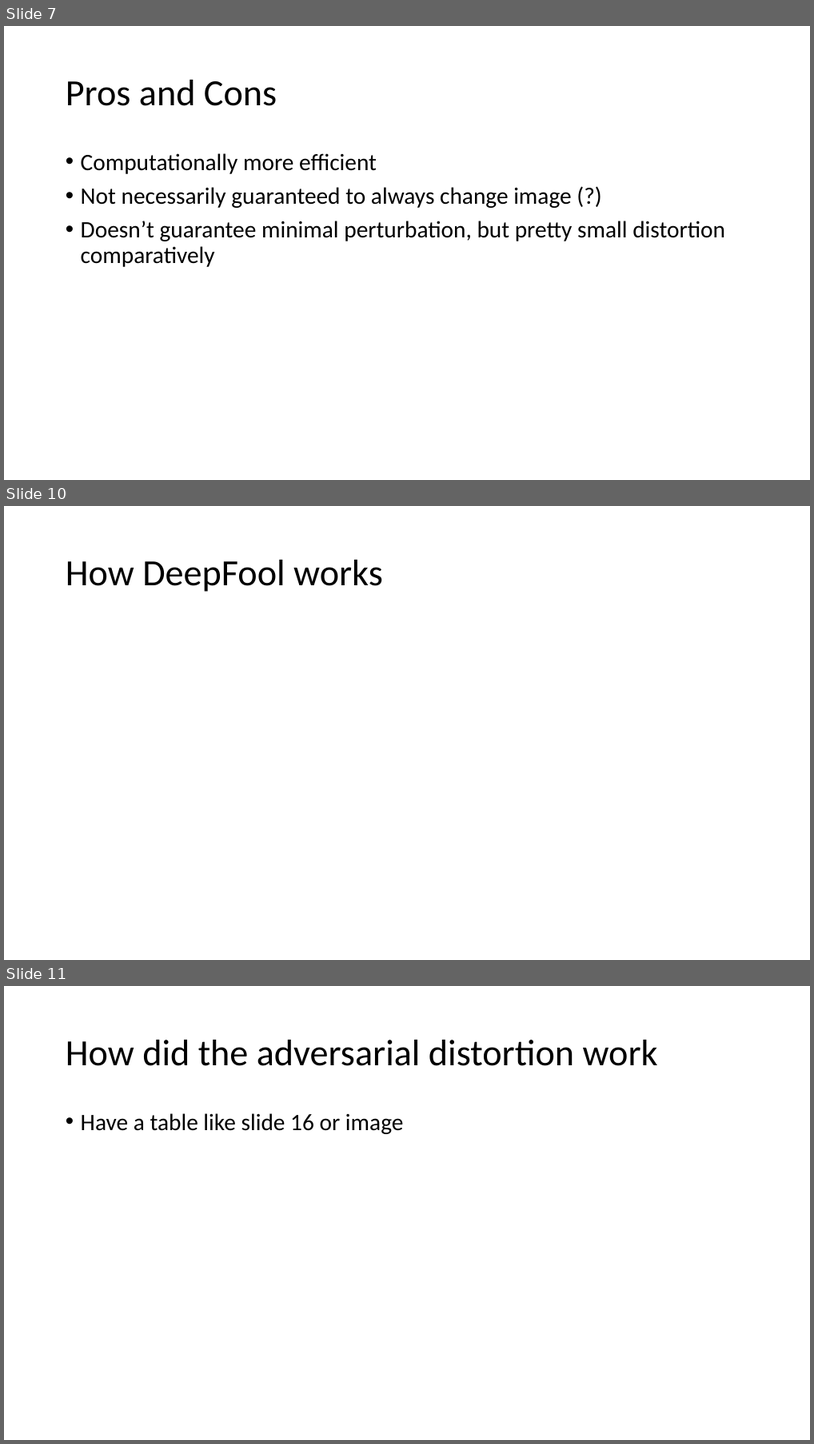
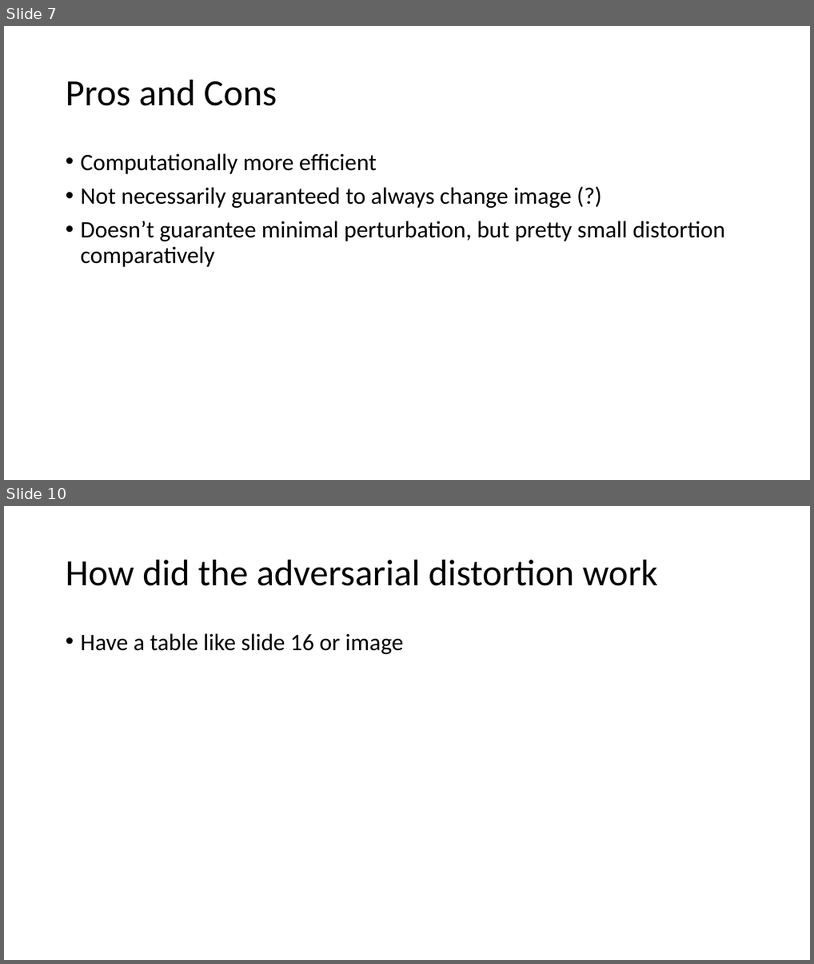
Before and after one commit to karunyas/DeepFool, a slide deck: Docs/Progress slides.pptx. Shown one above the other, each under a label of ours: slides 7, 10 and 11 before the commit, slides 7 and 10 after it; the slides between them are not shown. The pictures are 814x1444 and 814x964 pixels, drawn with LibreOffice and Linux fonts; fonts in the diff are those of the drawing. Boxes give left, top, right and bottom in pixels: in the first picture for what was removed or moved away, otherwise in the second. Text is boxed around its words. In the diff, an @@ line names an element or a change of style, - is before the commit and + after.

Commit message:
progress slides 4-18-18

```diff
--- a/Docs/Progress slides.pptx
+++ b/Docs/Progress slides.pptx
@@ slide 10 removed at <box>4,506,810,960</box>, background #FFFFFF @@
@@ title removed at <box>66,560,383,592</box> @@
-How DeepFool works
@@ what was slide 11 is now slide 10 @@
```
Also in this commit, not shown: 2 slides changed, 1 slide added, 1 other slide removed.
